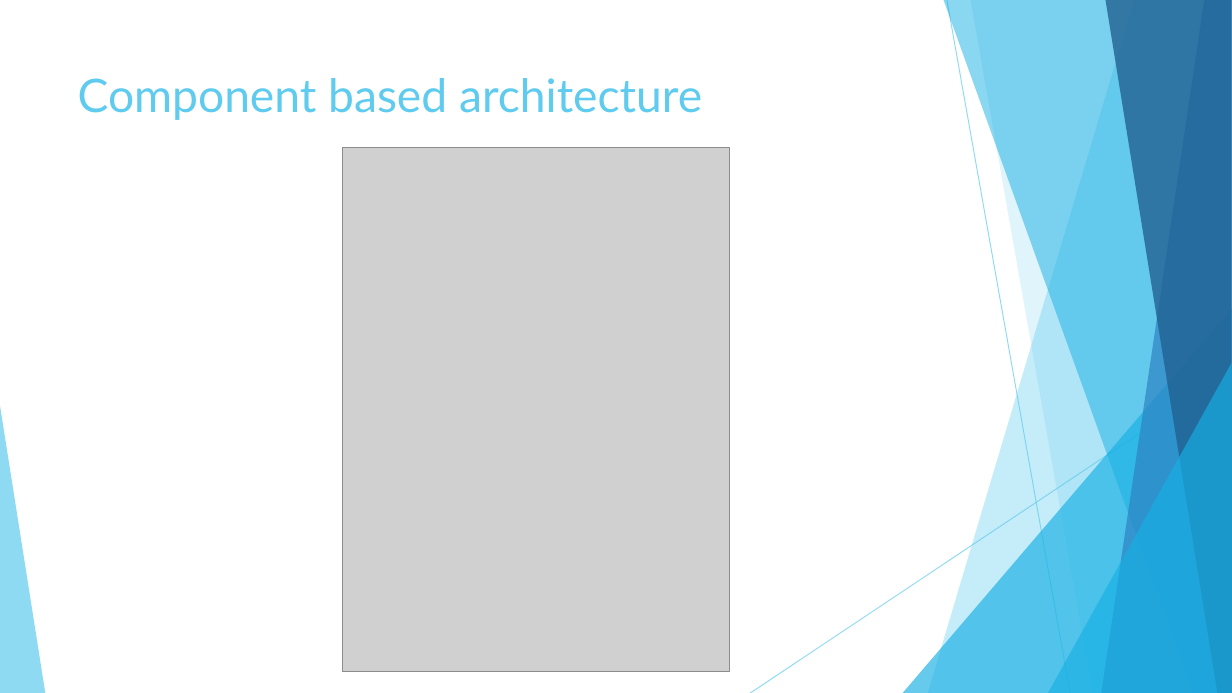
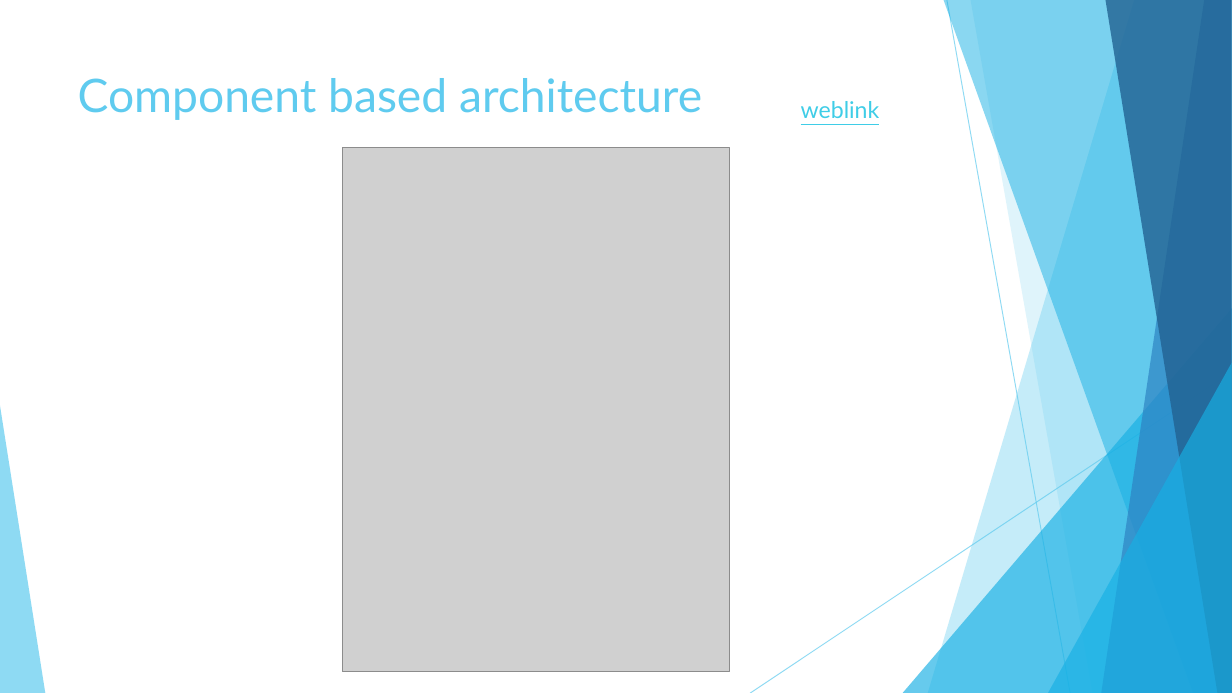
Before and after one commit to andrewboudreau/Leaderboard, a slide deck: slide 8 of Unity 3D and Azure.pptx. Drawn at 1232x693 pixels with LibreOffice and Linux fonts; fonts in the diff are those of the drawing; grey boxes stand for pictures. Boxes give left, top, right and bottom in pixels: in the first picture for what was removed or moved away, otherwise in the second. Text is boxed around its words. In the diff, an @@ line names an element or a change of style, - is before the commit and + after.

Commit message:
adding weblink

```diff
--- a/Unity 3D and Azure.pptx
+++ b/Unity 3D and Azure.pptx
@@ text added at (x1=801, y1=101, x2=880, y2=118), 18 pt, text #3FCDE7, underline @@
+weblink
```
